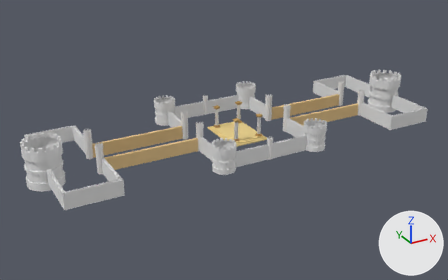
One commit to the Blender file RPGCombat/Assets/Structures/castle.blend: the scene before it, then after it.
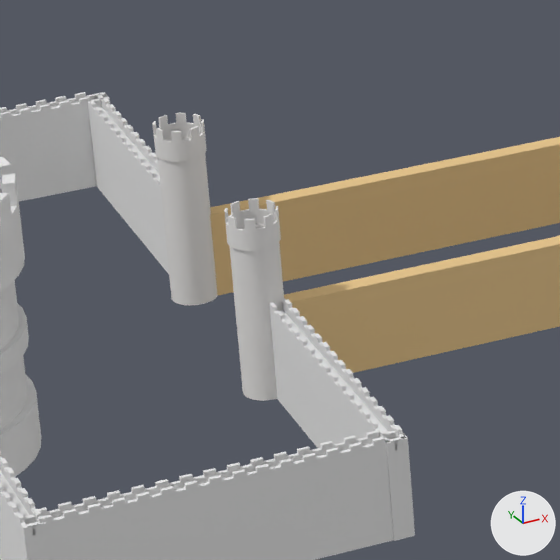
The first picture shows the older version from a camera (50 mm lens) standing at (-185.0, -353.0, 177.0) and looking at (18.0, 16.0, -7.0). The close-ups show both versions on the part from 13% to 33% of the width and 40% to 71% of the height of that picture; other places that the commit changed are outside them. Every picture has the same lights, and +X, +Y and +Z are marked at lower right.

In view in the first close-up: 'ExtWall11', 'ExtWall12', 'ExtWall13', 'ExtWall16', 'ExtWall17', 'HugeTower2', 'SmallTower01', 'SmallTower02', 'TunnelWall01', 'TunnelWall02'.
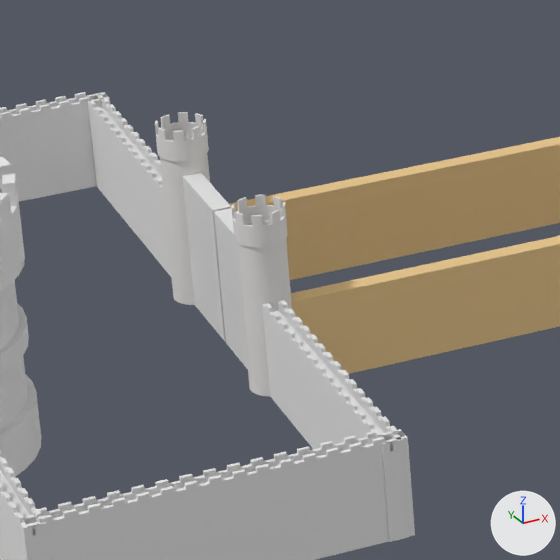
Pixel boxes (x1, y1, x2, y2) of what changed, in the close-ups (560 x 560 px):
'ExtWall11', moved
    before: (269, 298, 414, 541)
    after: (262, 300, 409, 542)
'SmallTower01', moved
    before: (224, 198, 284, 401)
    after: (231, 195, 292, 396)
'SmallTower02', moved
    before: (153, 113, 218, 305)
    after: (155, 112, 210, 305)
'Cube.007', added
    after: (182, 172, 231, 341)
'Cube.006', added
    after: (214, 208, 248, 369)

Diff of the bpy script that builds the scene:
```diff
--- a/RPGCombat/Assets/Structures/castle.blend.py
+++ b/RPGCombat/Assets/Structures/castle.blend.py
@@ me_cube_002 @@
+me_cube_002.from_pydata(...)  # a box spanning x -1.0..1.0, y -1.0..1.0, z -1.0..1.0
@@ ob_extwall11 @@
 ob_extwall11 = bpy.data.objects.new('ExtWall11', me_cube_007)
-ob_extwall11.location = (-79.4, -15.1, 2.6)
+ob_extwall11.location = (-79.8, -15.1, 2.6)
@@ ob_smalltower01 @@
 ob_smalltower01 = bpy.data.objects.new('SmallTower01', me_cylinder_003)
-ob_smalltower01.location = (-80.6, 3.6, 4.8)
+ob_smalltower01.location = (-79.7, 4.2, 4.8)
 ob_smalltower01.scale = (2.5, 2.5, 9.6)
@@ ob_smalltower02 @@
 ob_smalltower02 = bpy.data.objects.new('SmallTower02', me_cylinder_003)
-ob_smalltower02.location = (-80.1, 29.3, 4.8)
+ob_smalltower02.location = (-79.9, 29.3, 4.8)
 ob_smalltower02.scale = (2.5, 2.5, 9.6)
@@ ob_cube_006 @@
+ob_cube_006 = bpy.data.objects.new('Cube.006', me_cube_002)
+ob_cube_006.location = (-79.8, 11.0, 2.7)
+ob_cube_006.scale = (1.0, 5.42, 7.59)
@@ ob_cube_007 @@
+ob_cube_007 = bpy.data.objects.new('Cube.007', me_cube_002)
+ob_cube_007.location = (-79.8, 22.2, 2.7)
+ob_cube_007.scale = (1.0, 5.42, 7.59)
```
